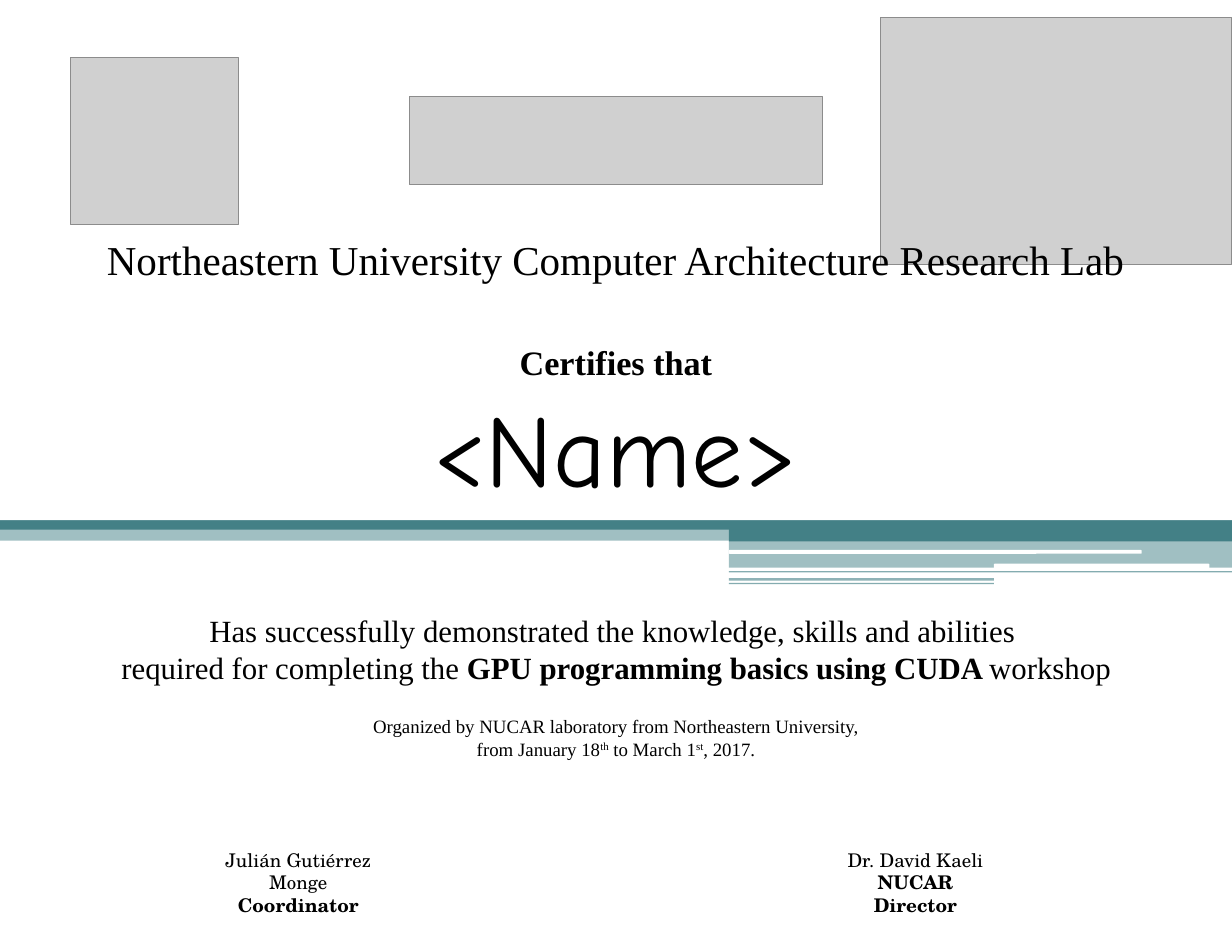
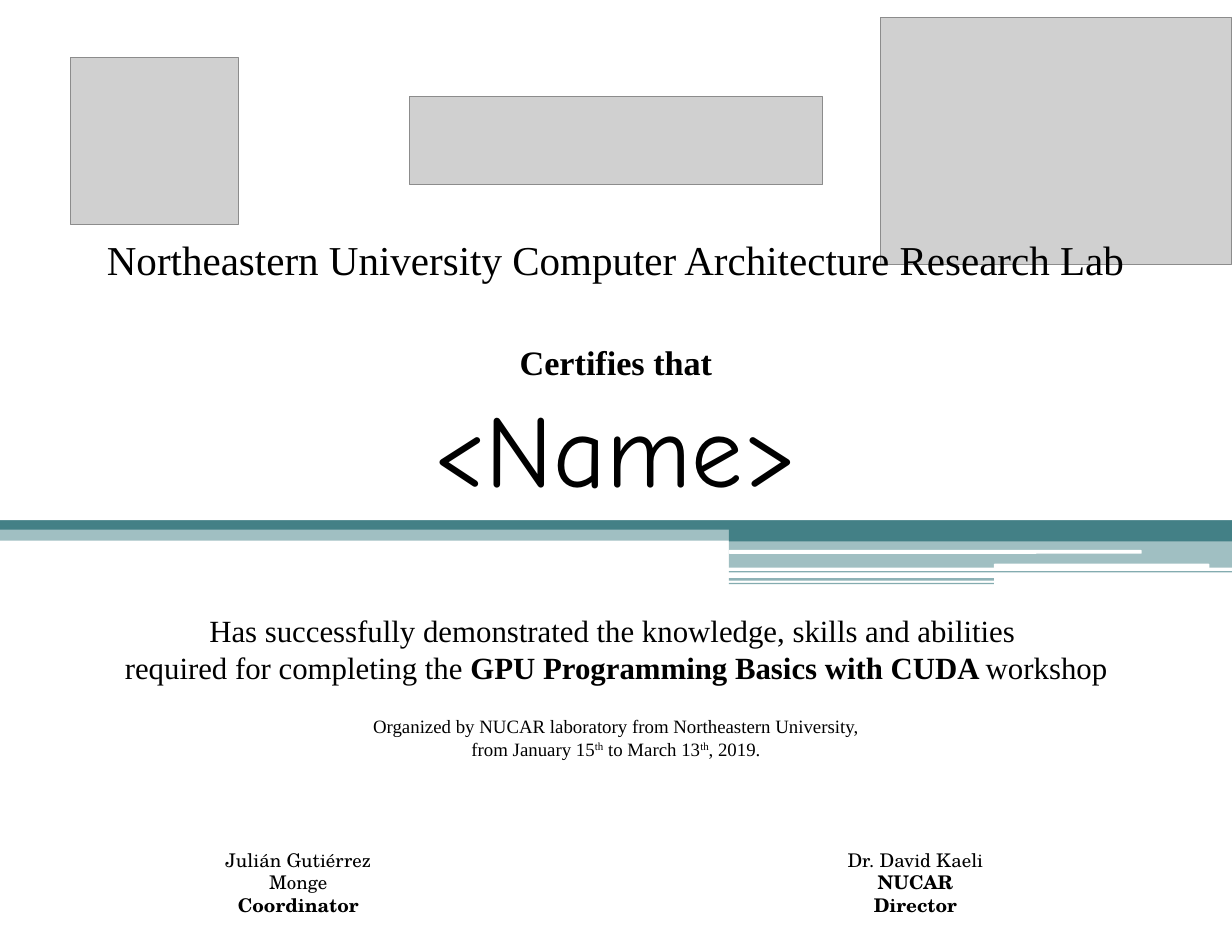
Before and after one commit to jgutierrezm113/gpu-class, a slide deck: slide 1 of misc/certificate-template.pptx. Drawn at 1232x952 pixels with LibreOffice and Linux fonts; fonts in the diff are those of the drawing; grey boxes stand for pictures. Boxes give left, top, right and bottom in pixels: in the first picture for what was removed or moved away, otherwise in the second. Text is boxed around its words. In the diff, an @@ line names an element or a change of style, - is before the commit and + after.

```diff
--- a/misc/certificate-template.pptx
+++ b/misc/certificate-template.pptx
@@ title at box(107, 243, 1124, 760): text changed @@
-Northeastern University Computer Architecture Research Lab
-Certifies that
-Has successfully demonstrated the knowledge, skills and abilities
-required for completing the GPU programming basics using CUDA workshop
-Organized by NUCAR laboratory from Northeastern University,
-from January 18th to March 1st, 2017.
+Northeastern University Computer Architecture Research Lab
+Certifies that
+Has successfully demonstrated the knowledge, skills and abilities
+required for completing the GPU Programming Basics with CUDA workshop
+Organized by NUCAR laboratory from Northeastern University,
+from January 15th to March 13th, 2019.
```
Also in this commit, not shown: 1 other slide changed, 1 slide removed, 22 other files.
